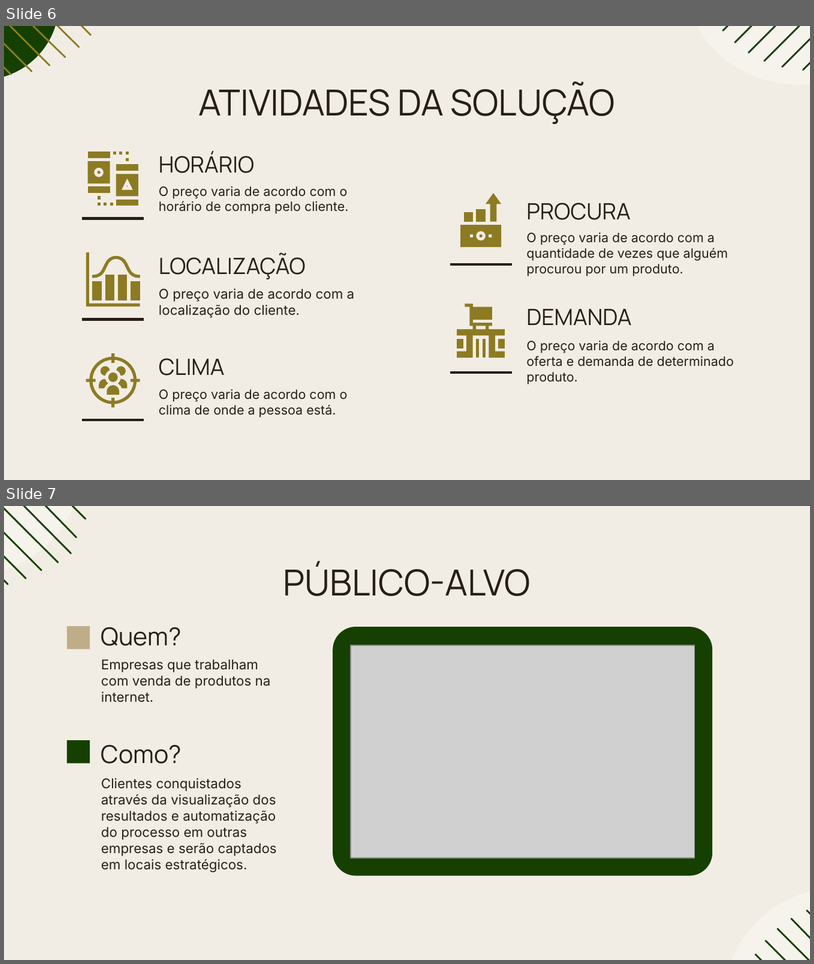
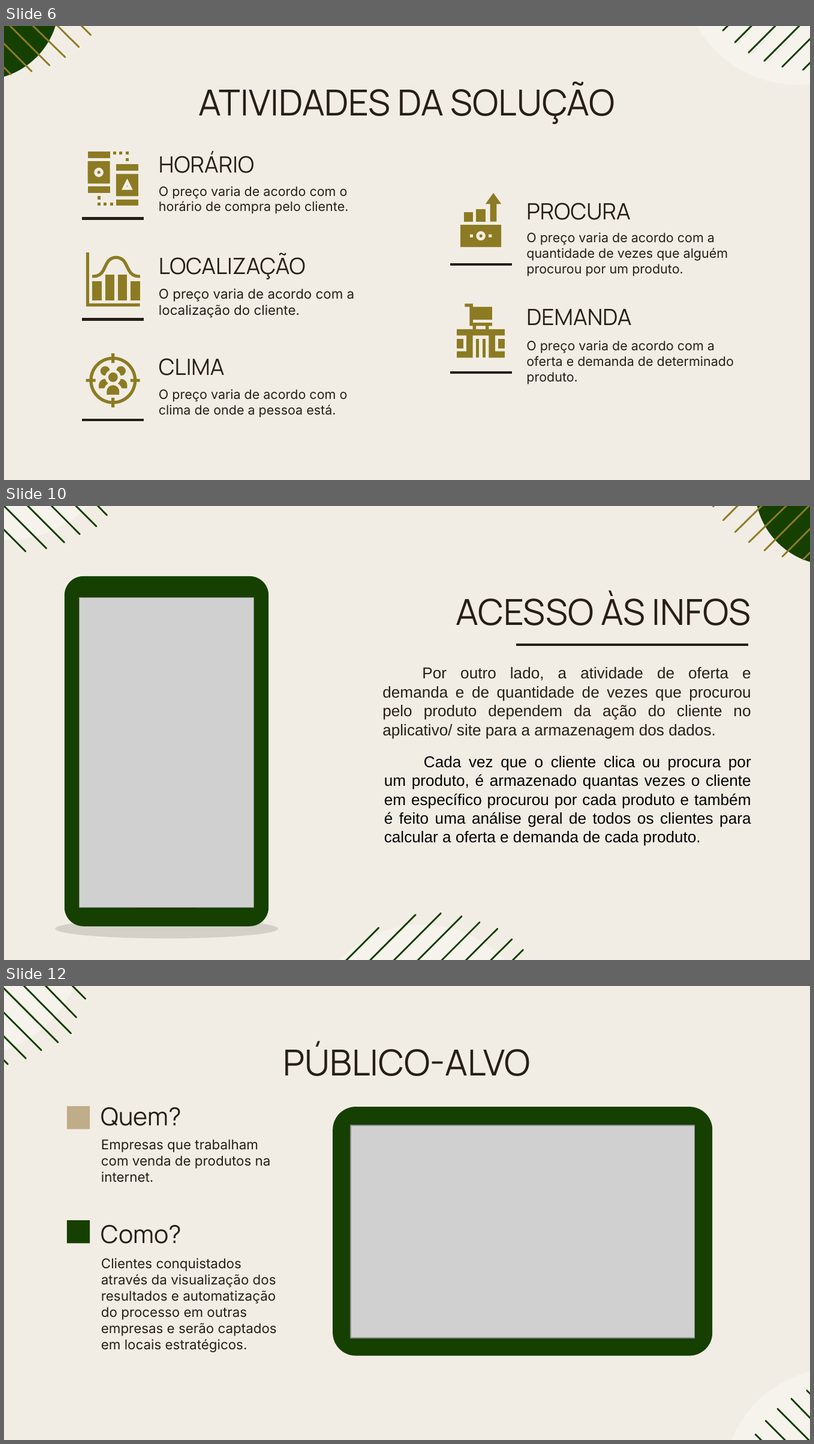
Before and after one commit to rafaellabastos/challenge-pitch-qa, a slide deck: Pitch-SavvyFix.pptx. Shown one above the other, each under a label of ours: slides 6 and 7 before the commit, slides 6, 10 and 12 after it; the slides between them are not shown. The pictures are 814x964 and 814x1444 pixels, drawn with LibreOffice and Linux fonts; fonts in the diff are those of the drawing; grey boxes stand for pictures. Boxes give left, top, right and bottom in pixels: in the first picture for what was removed or moved away, otherwise in the second. Text is boxed around its words. In the diff, an @@ line names an element or a change of style, - is before the commit and + after.

Commit message:
Slide com fotos para exemplificar melhor a solução

```diff
--- a/Pitch-SavvyFix.pptx
+++ b/Pitch-SavvyFix.pptx
@@ slide 10 added at [4, 506, 810, 960], background #F2EDE4 @@
@@ group added at [4, 506, 122, 552]: 6 freeform shapes, 1 ellipse @@
@@ group added at [714, 506, 810, 565]: 7 freeform shapes, 1 ellipse @@
@@ rounded rectangle added at [65, 576, 269, 926], fill #154001 @@
@@ title added at [456, 592, 752, 625], 32 pt, text #261E17 @@
+ACESSO ÀS INFOS
@@ picture added at [80, 598, 254, 907] @@
@@ line added from (517, 645) to (749, 645), #261E17 2.25 pt @@
@@ subtitle added at [383, 667, 752, 738], 14 pt, text #261E17 @@
+Por outro lado, a atividade de oferta e demanda e de quantidade de vezes que procurou pelo produto dependem da ação do cliente no aplicativo/ site para a armazenagem dos dados.
@@ text added at [384, 756, 752, 846], 14 pt, text #000000 @@
+Cada vez que o cliente clica ou procura por um produto, é armazenado quantas vezes o cliente em específico procurou por cada produto e também é feito uma análise geral de todos os clientes para calcular a oferta e demanda de cada produto.
@@ freeform shape added at [55, 919, 278, 938], fill #000000 at 12% opacity @@
@@ line added from (137, 907) to (196, 907), #261E17 2.25 pt @@
@@ group added at [308, 913, 537, 960]: 8 freeform shapes, 1 ellipse @@
@@ what was slide 7 is now slide 12 @@
```
Also in this commit, not shown: 4 other slides added.
